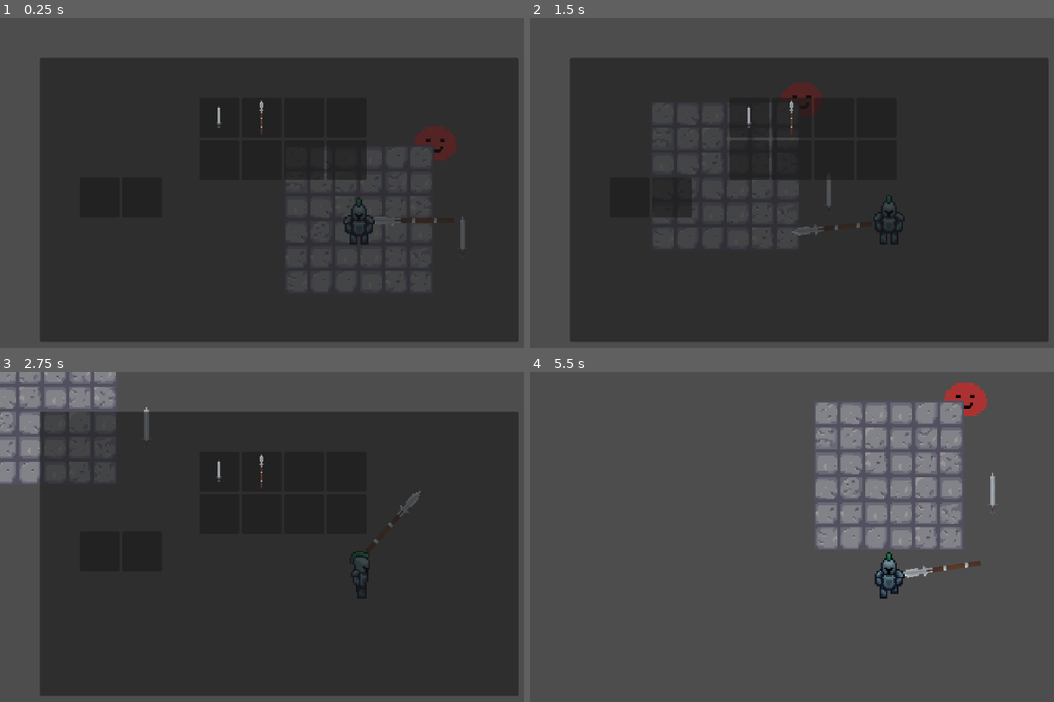
Above: before the commit, frames 1-4 (two rows, left to right).
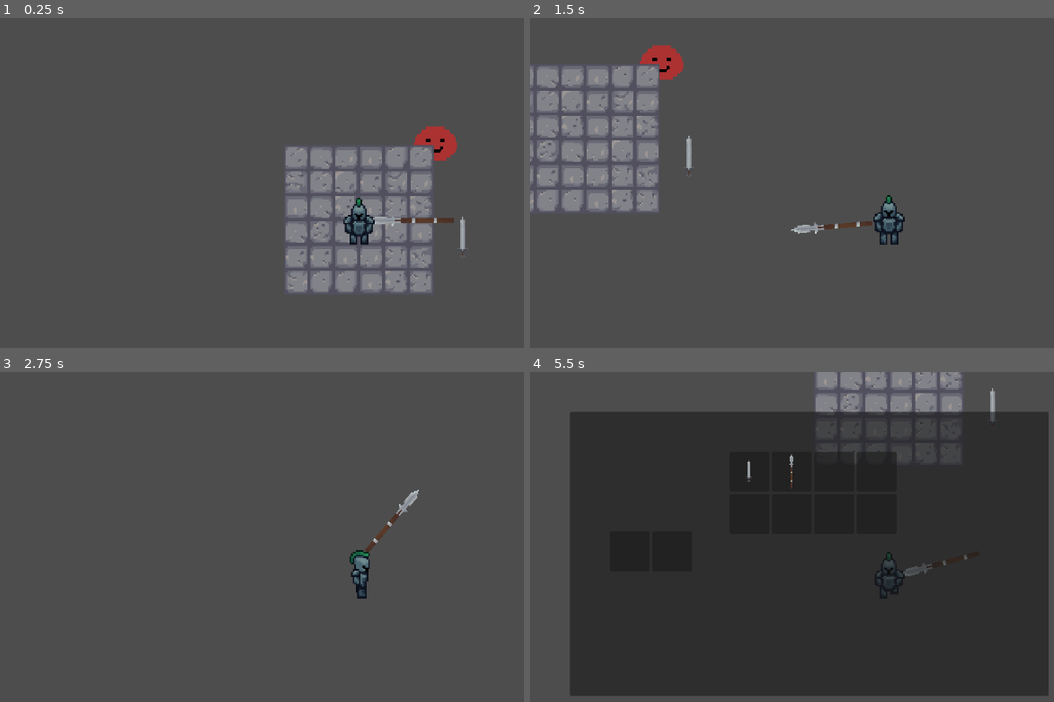
Above: after the commit, the same moments.

Repository: DyslexicWolf/HackNSlashing
Game: Godot game, scene res://Scenes/Game.tscn
Two runs of this game, one before a commit and one after it. Both use one fixed random seed, a clock stepped at 60 frames per second and the inputs below.
Inputs (mouse positions are in pixels of both pictures, inside the frame that each line leads up to):
- Up to frame 1 (0.25 s): no input
- Up to frame 2 (1.5 s): tap Enter at 0.5 s; move the mouse to (1048, 199) at 0.52 s; press the mouse at (1048, 199) at 0.53 s; hold D (move_right) 0.53-1.28 s; move the mouse to (744, 239) at 1.27 s; release the mouse at (744, 239) at 1.28 s; hold S (move_down) from 1.28 s (still down); click (744, 239) at 1.35 s
- Up to frame 3 (2.75 s): move the mouse to (429, 484) at 2.02 s; release S (move_down) at 2.03 s; hold D (move_right) from 2.03 s (still down); hold E (pickup) from 2.03 s (still down); click (429, 484) at 2.3 s
- Up to frame 4 (5.5 s): move the mouse to (854, 655) at 2.77 s; release D (move_right) at 2.78 s; release E (pickup) at 2.78 s; hold W (move_up) 2.78-3.53 s; click (854, 655) at 2.85 s; move the mouse to (outside the picture) at 3.52 s; press the mouse at (outside the picture) at 3.53 s; hold A (move_left) 3.53-5.03 s; tap I (inventory_menu) at 4.15 s; move the mouse to (671, 513) at 4.27 s; release the mouse at (671, 513) at 4.28 s; tap E (pickup) at 4.35 s; click (671, 513) at 4.55 s; move the mouse to (923, 573) at 5.02 s; press the mouse at (923, 573) at 5.03 s; hold S (move_down) from 5.03 s (still down)

The runs differ from the first frame. In frame 1, 78% of the frame differs, in the area x 7-99%, y 12-99%; in frame 2, 74%; in frame 3, 79%; in frame 4, 81%, in the area x 7-99%, y 0-99%.

Commit message:
Added damage types
Added damage types to our hitbox system

Diff:
--- a/hacknslashing/Resources/ResourceBlueprints/WeaponResource.gd
+++ b/hacknslashing/Resources/ResourceBlueprints/WeaponResource.gd
@@ -1,5 +1,7 @@
 extends ItemResource
 class_name WeaponResource
+
+enum DamageType {PHYSICAL, ELEMENTAL}
 
 @export var weapon_distance_x : int
 @export var weapon_distance_y : int
@@ -8,8 +10,9 @@
 @export var animation_texture : Texture2D
 @export var idle_animation_speed : float
 @export var attack_animation_speed : float
+@export var base_damage : int
+@export var damage_type : DamageType
 @export var base_attack_speed : float
-@export var base_damage : int
 @export var base_elemental_damage : int
 @export var base_crit_chance : float
 
--- a/hacknslashing/Resources/SpearResource.tres
+++ b/hacknslashing/Resources/SpearResource.tres
@@ -13,8 +13,9 @@
 animation_texture = ExtResource("2_kg2yn")
 idle_animation_speed = 1.5
 attack_animation_speed = 2.5
+base_damage = 2
+damage_type = 0
 base_attack_speed = 0.5
-base_damage = 2
 base_elemental_damage = 0
 base_crit_chance = 1.8
 type = 1
--- a/hacknslashing/Resources/SwordResource.tres
+++ b/hacknslashing/Resources/SwordResource.tres
@@ -13,9 +13,9 @@
 animation_texture = ExtResource("2_j61fh")
 idle_animation_speed = 1.5
 attack_animation_speed = 2.5
+base_damage = 3
 base_attack_speed = 0.75
-base_damage = 3
-base_elemental_damage = 0
+base_elemental_damage = null
 base_crit_chance = 1.6
 type = 1
 name = "Sword"
--- a/hacknslashing/Scenes/Player.tscn
+++ b/hacknslashing/Scenes/Player.tscn
@@ -414,6 +414,7 @@
 [node name="PickupManager" type="Node2D" parent="."]
 script = ExtResource("12_ukyrk")
 
+[connection signal="received_damage" from="HurtBoxPlayer" to="HealthManager" method="_on_received_damage"]
 [connection signal="area_entered" from="PickupHitBox" to="PickupManager" method="_on_pickup_hit_box_area_entered"]
 [connection signal="area_exited" from="PickupHitBox" to="PickupManager" method="_on_pickup_hit_box_area_exited"]
 [connection signal="health_changed" from="HealthManager" to="." method="_on_health_changed"]
--- a/hacknslashing/Scenes/Slime.tscn
+++ b/hacknslashing/Scenes/Slime.tscn
@@ -31,9 +31,6 @@
 gravity_scale = 0.0
 script = ExtResource("1_jokqx")
 
-[node name="HealthSlime" type="Node2D" parent="."]
-script = ExtResource("2_f4si1")
-
 [node name="AnimatedSprite2D" type="AnimatedSprite2D" parent="."]
 sprite_frames = SubResource("SpriteFrames_paq7w")
 
@@ -57,5 +54,8 @@
 position = Vector2(0, 5)
 shape = SubResource("CircleShape2D_swwnm")
 
-[connection signal="health_changed" from="HealthSlime" to="." method="_on_health_changed"]
-[connection signal="health_depleted" from="HealthSlime" to="." method="_on_health_depleted"]
+[node name="HealthManager" type="Node2D" parent="."]
+script = ExtResource("2_f4si1")
+
+[connection signal="health_changed" from="HealthManager" to="." method="_on_health_changed"]
+[connection signal="health_depleted" from="HealthManager" to="." method="_on_health_depleted"]
--- a/hacknslashing/Scenes/inventory.tscn
+++ b/hacknslashing/Scenes/inventory.tscn
@@ -7,6 +7,7 @@
 [node name="Inventory" type="Node2D"]
 
 [node name="GUI" type="CanvasLayer" parent="."]
+visible = false
 script = ExtResource("1_wdn4f")
 
 [node name="Panel" type="Panel" parent="GUI"]
--- a/hacknslashing/Scripts/BaseClasses/Hitbox.gd
+++ b/hacknslashing/Scripts/BaseClasses/Hitbox.gd
@@ -1,10 +1,18 @@
 class_name HitBox
 extends Area2D
 
+enum DamageType {PHYSICAL, ELEMENTAL}
 var damage: int : set = set_damage, get = get_damage
+var damage_type: DamageType : set = set_damage_type, get = get_damage_type
 
 func set_damage(value: int):
 	damage = value
 
 func get_damage() -> int:
 	return damage
+
+func set_damage_type(type : DamageType):
+	damage_type = type
+
+func get_damage_type() -> DamageType:
+	return damage_type
--- a/hacknslashing/Scripts/BaseClasses/Hurtbox.gd
+++ b/hacknslashing/Scripts/BaseClasses/Hurtbox.gd
@@ -10,8 +10,9 @@
 func preload_variables() -> void:
 	connect("area_entered", _on_area_entered)
 
-func _on_area_entered(hitbox: HitBox) -> void:
-	if hitbox != null:
+#we take area2d as argument so we stay general and the doesnt error, after we check if it is a hitbox
+func _on_area_entered(hitbox: Area2D) -> void:
+	if  hitbox is HitBox:
 		print(self.name + " got hit")
 		health.health -= hitbox.damage
 		received_damage.emit(hitbox.damage)
--- a/hacknslashing/Scripts/Player/HealthPlayer.gd
+++ b/hacknslashing/Scripts/Player/HealthPlayer.gd
@@ -2,6 +2,7 @@
 
 var immortality: bool = false : set = set_immortality, get = get_immortality
 var immortality_timer: Timer = null
+enum DamageType {PHYSICAL, ELEMENTAL}
 
 func _ready() -> void:
 	max_health = 3
@@ -44,3 +45,14 @@
 	immortality_timer.timeout.connect(set_immortality.bind(false))
 	immortality = true
 	immortality_timer.start()
+
+
+func _on_received_damage(damage: int, damage_type: DamageType) -> void:
+	#calculate the damage taken here based on damage type and damage amount
+	if damage_type == DamageType.PHYSICAL:
+		print("i just took physical damage, awtch")
+		health -= damage
+
+	if damage_type == DamageType.ELEMENTAL:
+		print("i just took elemental damage, goddamn")
+		health -= damage
--- a/hacknslashing/Scripts/Player/HurtboxPlayer.gd
+++ b/hacknslashing/Scripts/Player/HurtboxPlayer.gd
@@ -1,5 +1,11 @@
 extends HurtBox
 
 func _ready() -> void:
-	health = $"../HealthPlayer"
+	health = $"../HealthManager"
 	super.preload_variables()
+
+#we take area2d as argument so we stay general and the doesnt error, after we check if it is a hitbox
+func _on_area_entered(hitbox: Area2D) -> void:
+	if  hitbox is HitBox:
+		print(self.name + " got hit")
+		received_damage.emit(hitbox.damage, hitbox.damage_type)
--- a/hacknslashing/Scripts/Player/StatManager.gd
+++ b/hacknslashing/Scripts/Player/StatManager.gd
@@ -13,6 +13,7 @@
 #luck for items is based on this
 var luck: int : set = set_luck, get = get_luck
 
+var armor: int : set = set_armor, get = get_armor
 var movement_speed: int : set = set_movement_speed, get = get_movement_speed
 var attack_speed: int : set = set_attack_speed, get = get_attack_speed
 var crit_chance: int : set = set_crit_chance, get = get_attack_speed
@@ -22,6 +23,7 @@
 signal dexterity_changed(new_value : int)
 signal strength_changed(new_value : int)
 signal luck_changed(new_value : int)
+signal armor_changed(new_value : int)
 signal movement_speed_changed(new_value : int)
 signal attack_speed_changed(new_value : int)
 signal crit_chance_changed(new_value : int)
@@ -46,6 +48,10 @@
 func set_luck(value : int):
 	luck += value
 	luck_changed.emit(luck)
+
+func set_armor(value : int):
+	armor += value
+	armor_changed.emit(armor)
 
 func set_movement_speed(value : int):
 	movement_speed += value
@@ -76,14 +82,17 @@
 func get_luck() -> int:
 	return luck
 
+func get_armor() -> int:
+	return armor
+
 func get_movement_speed() -> int:
-	return dexterity
+	return movement_speed
 
 func get_attack_speed() -> int:
-	return strength
+	return attack_speed
 
 func get_crit_chance() -> int:
-	return luck
+	return crit_chance
 
 
 func _ready() -> void:
@@ -93,6 +102,7 @@
 	dexterity = 10
 	strength = 10
 	luck = 10
+	armor = 15
 	movement_speed = 130
 	attack_speed = 1
 	crit_chance = 5
--- a/hacknslashing/Scripts/Slime/HitboxSlime.gd
+++ b/hacknslashing/Scripts/Slime/HitboxSlime.gd
@@ -2,3 +2,4 @@
 
 func _ready() -> void:
 	damage = 1
+	damage_type = DamageType.PHYSICAL
--- a/hacknslashing/Scripts/Slime/HurtboxSlime.gd
+++ b/hacknslashing/Scripts/Slime/HurtboxSlime.gd
@@ -1,5 +1,5 @@
 extends HurtBox
 
 func _ready() -> void:
-	health = $"../HealthSlime"
+	health = $"../HealthManager"
 	super.preload_variables()
